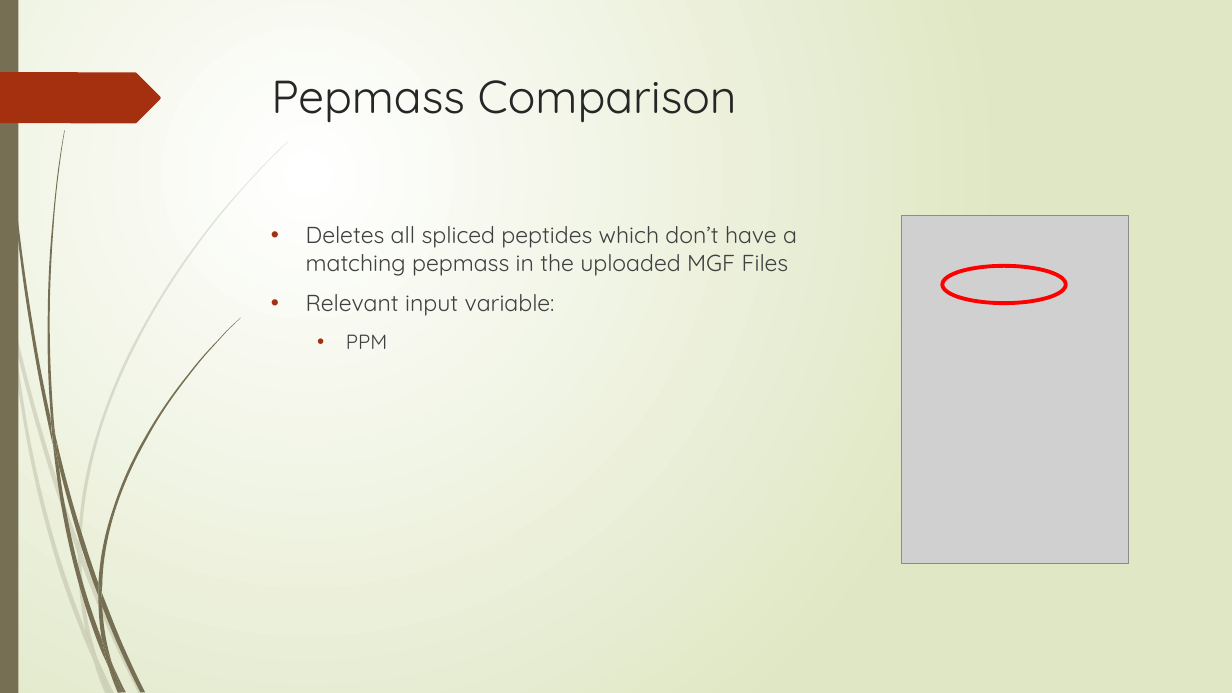
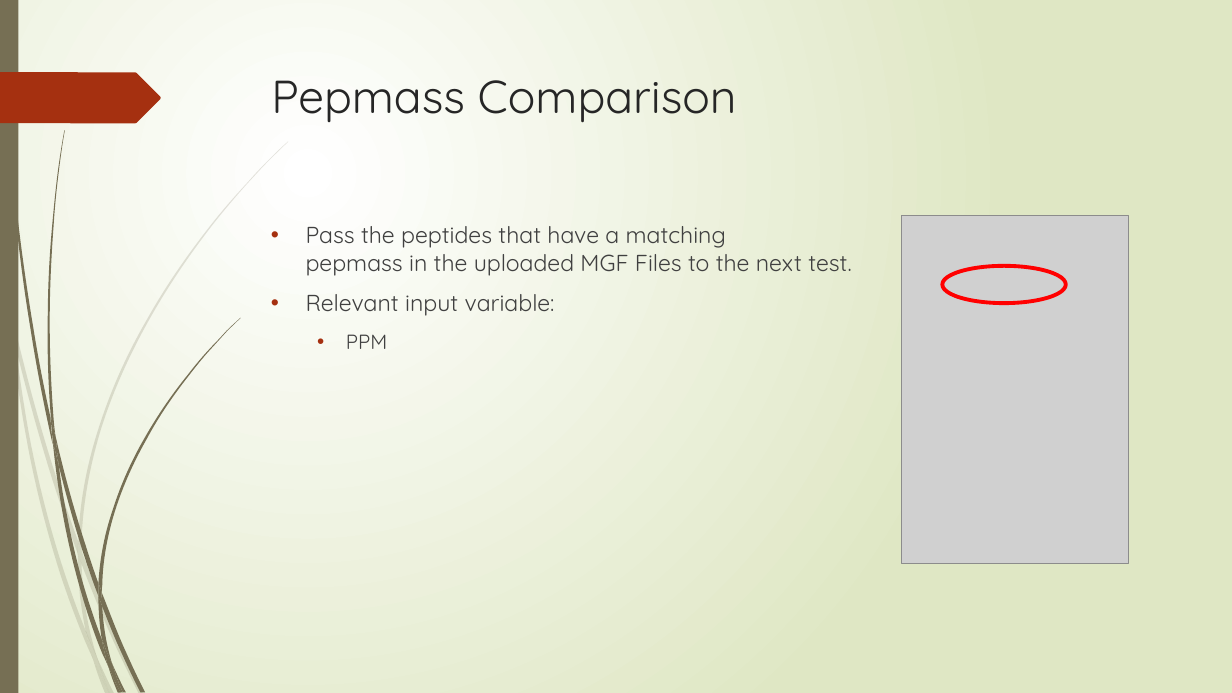
Before and after one commit to nhcha6/MersProject, a slide deck: slide 13 of MersProject/LabMeetingPresentation.pptx. Drawn at 1232x693 pixels with LibreOffice and Linux fonts; fonts in the diff are those of the drawing; grey boxes stand for pictures. Boxes give left, top, right and bottom in pixels: in the first picture for what was removed or moved away, otherwise in the second. Text is boxed around its words. In the diff, an @@ line names an element or a change of style, - is before the commit and + after.

```diff
--- a/MersProject/LabMeetingPresentation.pptx
+++ b/MersProject/LabMeetingPresentation.pptx
@@ text at (306,226,851,276): text changed @@
-• Deletes all spliced peptides which don’t have a
-  matching pepmass in the uploaded MGF Files
+• Pass the peptides that have a matching
+  pepmass in the uploaded MGF Files to the next test.
```
Also in this commit, not shown: 4 other slides changed.
